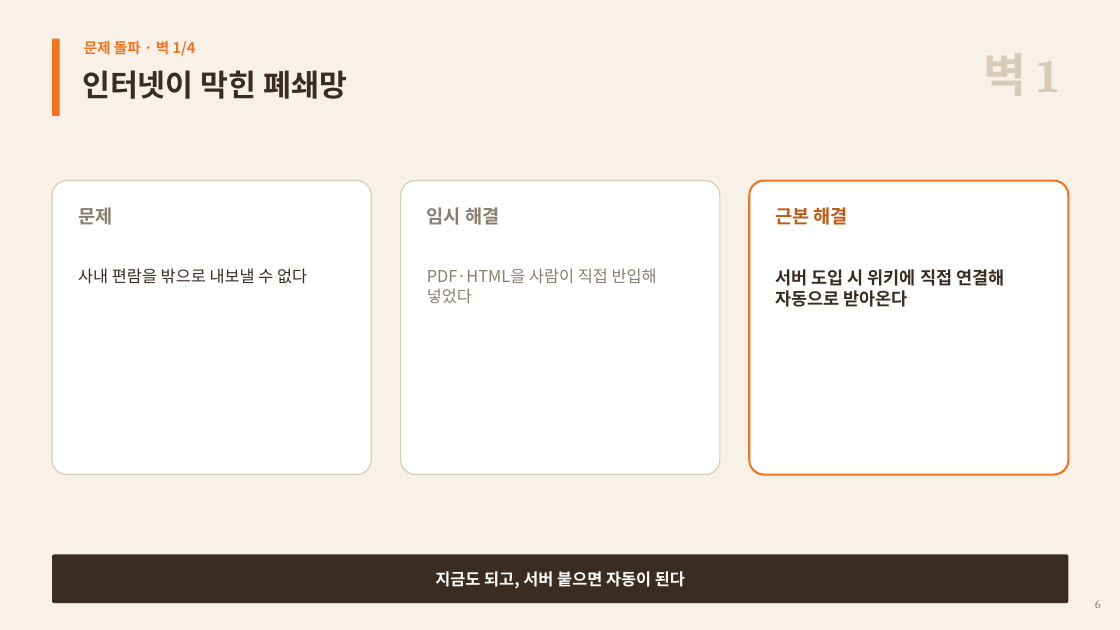
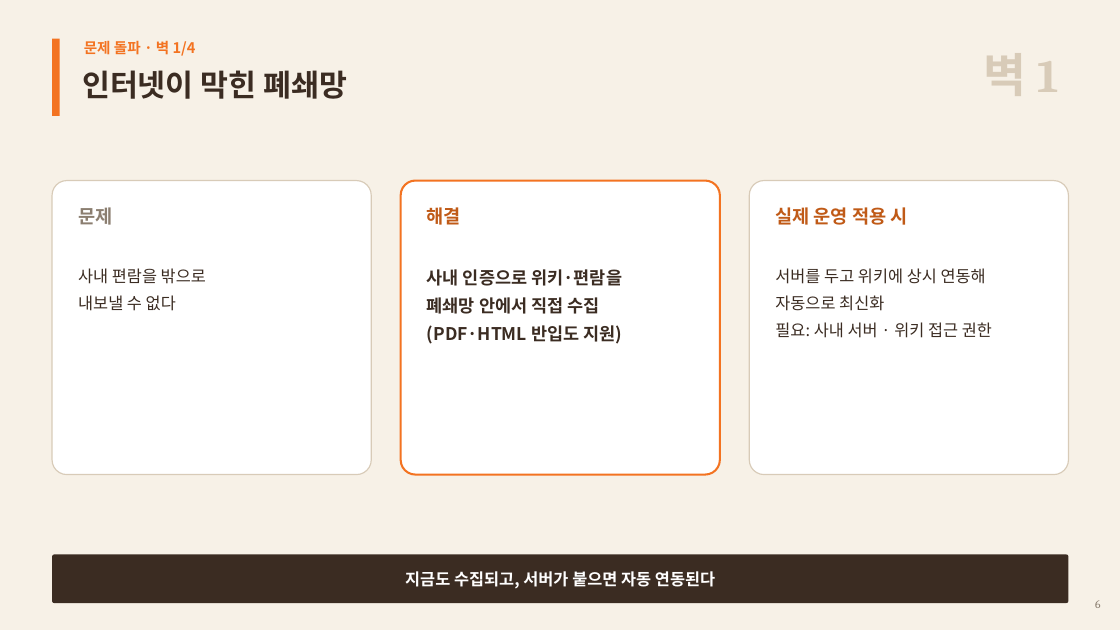
Before and after one commit to woochichichi/2026_HICT_ChatBot, a slide deck: slide 7 of docs/presentation/ITO_AX_Day_상담원AI코치.pptx. Drawn at 1120x630 pixels with LibreOffice and Linux fonts; fonts in the diff are those of the drawing. Boxes give left, top, right and bottom in pixels: in the first picture for what was removed or moved away, otherwise in the second. Text is boxed around its words. In the diff, an @@ line names an element or a change of style, - is before the commit and + after.

```diff
--- a/docs/presentation/ITO_AX_Day_상담원AI코치.pptx
+++ b/docs/presentation/ITO_AX_Day_상담원AI코치.pptx
@@ rounded rectangle "해결" at (401,181,720,475): outline #D8CBB8 1 pt to #F37321 1.75 pt @@
@@ text in rounded rectangle at (427,207,622,344): text changed; size 14 to 15 pt; text colour #8B7E70 to #3B2C22; bold on @@
-임시 해결
-PDF·HTML을 사람이 직접 반입해 넣었다
+해결
+사내 인증으로 위키·편람을
+폐쇄망 안에서 직접 수집
+(PDF·HTML 반입도 지원)
@@ rounded rectangle "실제 운영 적용 시" at (749,181,1069,475): outline #F37321 1.75 pt to #D8CBB8 1 pt @@
@@ text in rounded rectangle at (775,207,992,338): text changed; size 15 to 14 pt; bold off @@
-근본 해결
-서버 도입 시 위키에 직접 연결해 자동으로 받아온다
+실제 운영 적용 시
+서버를 두고 위키에 상시 연동해
+자동으로 최신화
+필요: 사내 서버 · 위키 접근 권한
@@ text in rounded rectangle at (405,571,715,589): text changed @@
-지금도 되고, 서버 붙으면 자동이 된다
+지금도 수집되고, 서버가 붙으면 자동 연동된다
```
Also in this commit, not shown: 3 other slides changed, 1 other file.
